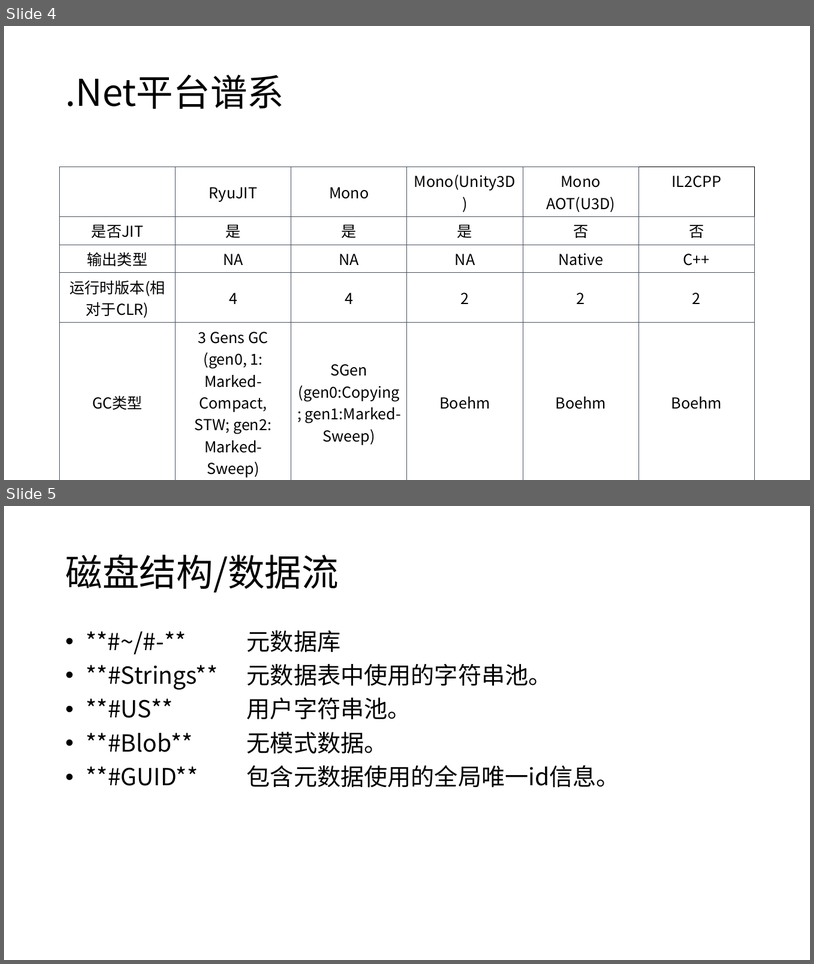
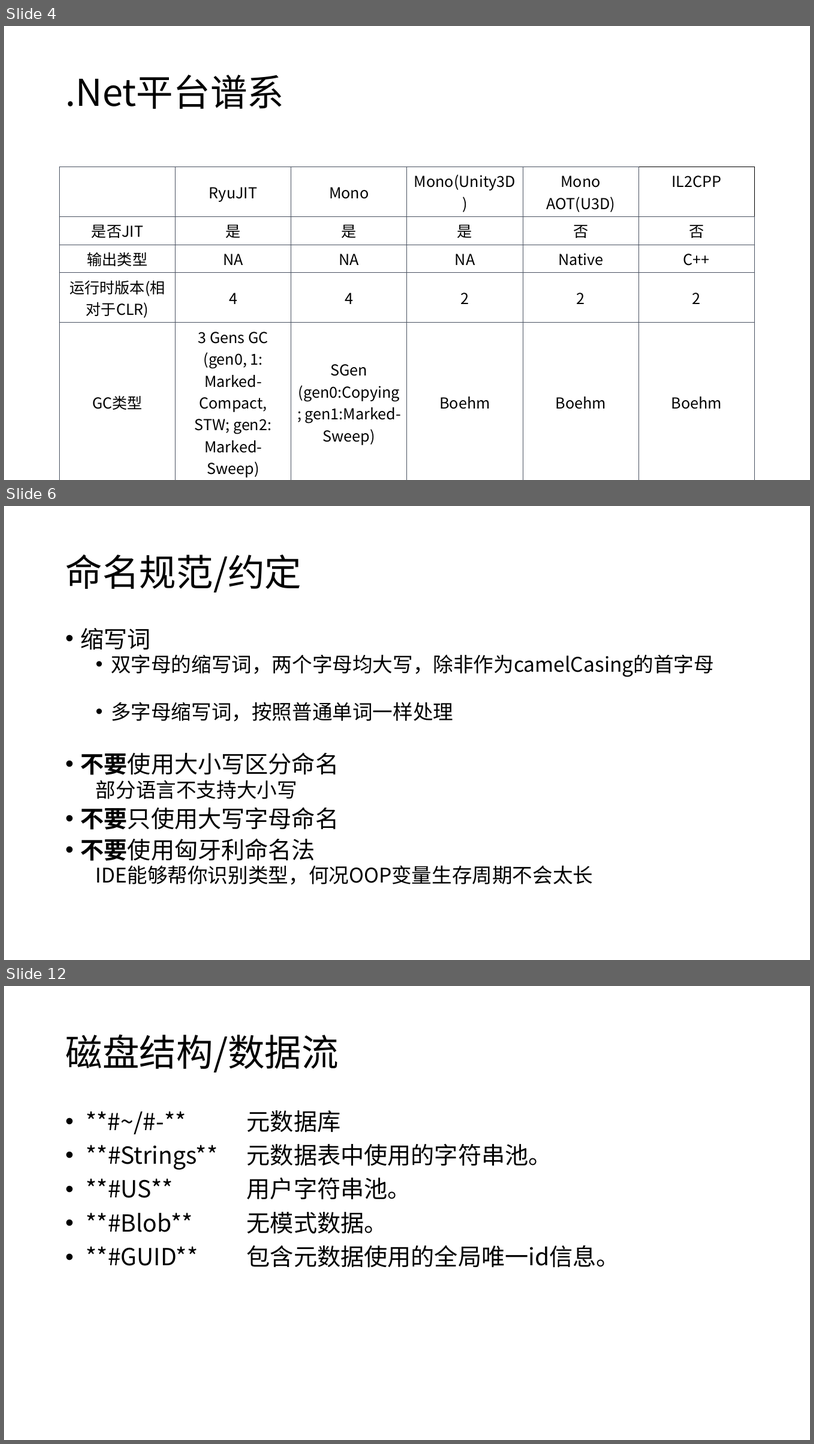
Before and after one commit to snakealpha/DotNetSession, a slide deck: pptx.pptx.pptx. Shown one above the other, each under a label of ours: slides 4 and 5 before the commit, slides 4, 6 and 12 after it; the slides between them are not shown. The pictures are 814x964 and 814x1444 pixels, drawn with LibreOffice and Linux fonts; fonts in the diff are those of the drawing. Boxes give left, top, right and bottom in pixels: in the first picture for what was removed or moved away, otherwise in the second. Text is boxed around its words. In the diff, an @@ line names an element or a change of style, - is before the commit and + after.

```diff
--- a/pptx.pptx.pptx
+++ b/pptx.pptx.pptx
@@ slide 6 added at <box>4,506,810,960</box>, background #FFFFFF @@
@@ title added at <box>65,554,302,592</box>, 44 pt, text #000000 @@
+命名规范/约定
@@ text added at <box>81,628,714,885</box>, 24 pt, text #000000 @@
+• 缩写词
+  • 双字母的缩写词，两个字母均大写，除非作为camelCasing的首字母
+  • 多字母缩写词，按照普通单词一样处理
+• 不要使用大小写区分命名
+  部分语言不支持大小写
+• 不要只使用大写字母命名
+• 不要使用匈牙利命名法
+  IDE能够帮你识别类型，何况OOP变量生存周期不会太长
@@ what was slide 5 is now slide 12 @@
```
Also in this commit, not shown: 6 other slides added.
